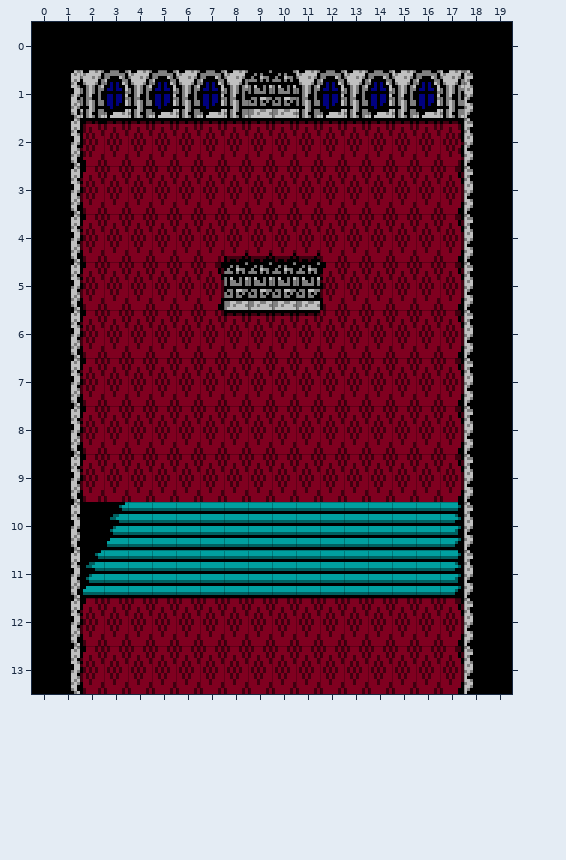
An edit to a level. Tiled map, tiled/castle_room_16.tmx. Above, as it was before the edit.
Cells are 8x16 px. Shown: x 0..19, y 0..13.
And afterwards:
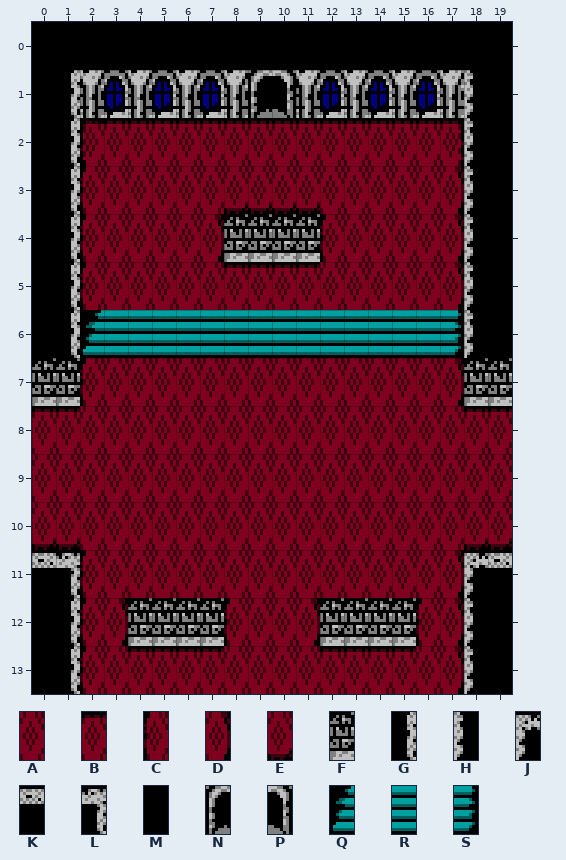
Key: from "castle_carpet": A 0, B 2, C 4, D 5, E 7; from "castle_stone": F 0, G 3, H 4, J 5, K 6, L 7, M 8, N 11, P 12; from "castle_tile": Q 11, R 12, S 13.
_ is an empty cell.
Diff:
{"where": "layer \"Tile Layer 1\""}
{"y":1,"x":9,"old":"FF","new":"NP"}
{"y":3,"x":8,"old":"AAAA","new":"EEEE"}
{"y":4,"x":7,"old":"AEEEEA","new":"DFFFFC"}
{"y":5,"x":7,"old":"DFFFFC","new":"ABBBBA"}
{"y":6,"x":2,"old":"CAAAAABBBBAAAAAD","new":"QRRRRRRRRRRRRRRS"}
{"y":7,"x":0,"old":"MG","new":"FF"}
{"y":7,"x":18,"old":"HM","new":"FF"}
{"y":8,"x":0,"old":"MGC","new":"BBA"}
{"y":8,"x":17,"old":"DHM","new":"ABB"}
{"y":9,"x":0,"old":"MGC","new":"AAA"}
{"y":9,"x":17,"old":"DHM","new":"AAA"}
{"y":10,"x":0,"old":"MGMQRRRRRRRRRRRRRSHM","new":"EEAAAAAAAAAAAAAAAAEE"}
{"y":11,"x":0,"old":"MGQRRRRRRRRRRRRRRSHM","new":"KLCAAAAAAAAAAAAAADJK"}
{"y":12,"x":3,"old":"AAAAAA","new":"DFFFFC"}
{"y":12,"x":11,"old":"AAAAAA","new":"DFFFFC"}
{"y":13,"x":4,"old":"AAAA","new":"BBBB"}
{"y":13,"x":12,"old":"AAAA","new":"BBBB"}
